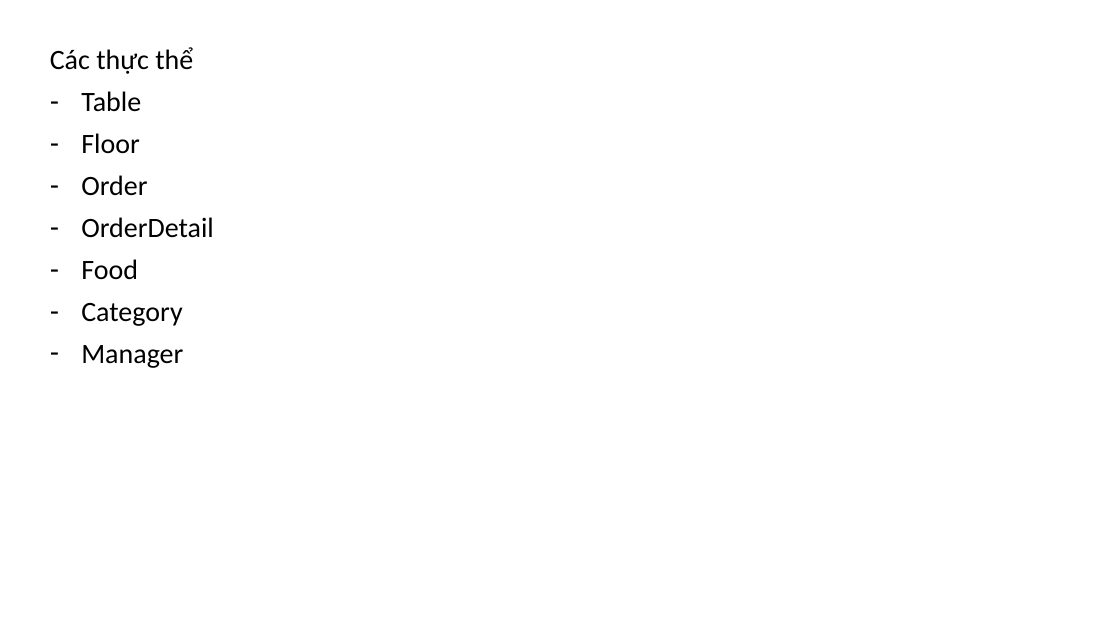
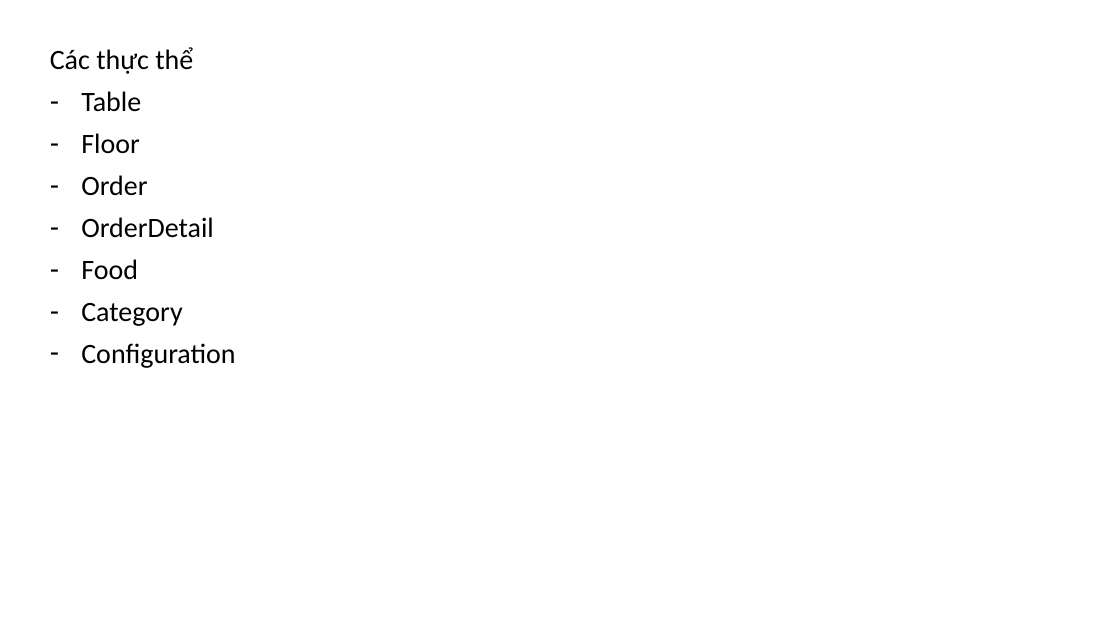
Before and after one commit to cuongvm-55/WebApplication, a slide deck: slide 1 of Tags/Database/DatabaseDesign_V2.pptx. Drawn at 1120x630 pixels with LibreOffice and Linux fonts; fonts in the diff are those of the drawing. Boxes give left, top, right and bottom in pixels: in the first picture for what was removed or moved away, otherwise in the second. Text is boxed around its words. In the diff, an @@ line names an element or a change of style, - is before the commit and + after.

Commit message:
- Add Configuration management

```diff
--- a/Tags/Database/DatabaseDesign_V2.pptx
+++ b/Tags/Database/DatabaseDesign_V2.pptx
@@ subtitle at bbox=[81, 343, 235, 368]: text changed @@
-– Manager
+– Configuration
```
Also in this commit, not shown: 1 slide added, 24 other files.
